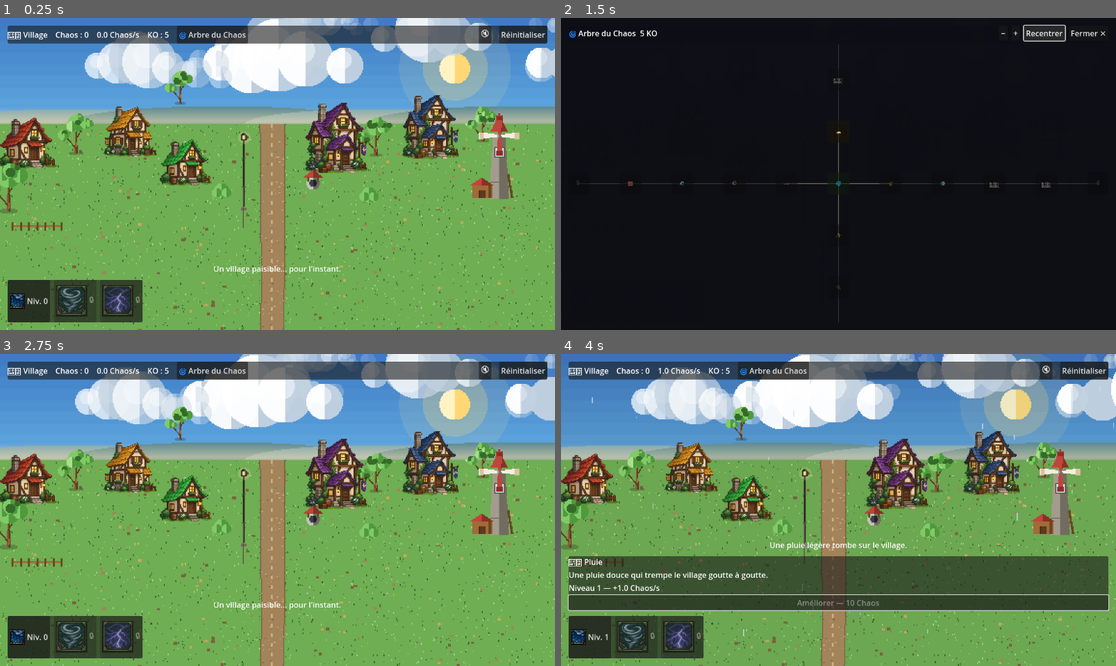
Above: before the commit, frames 1-4 (two rows, left to right).
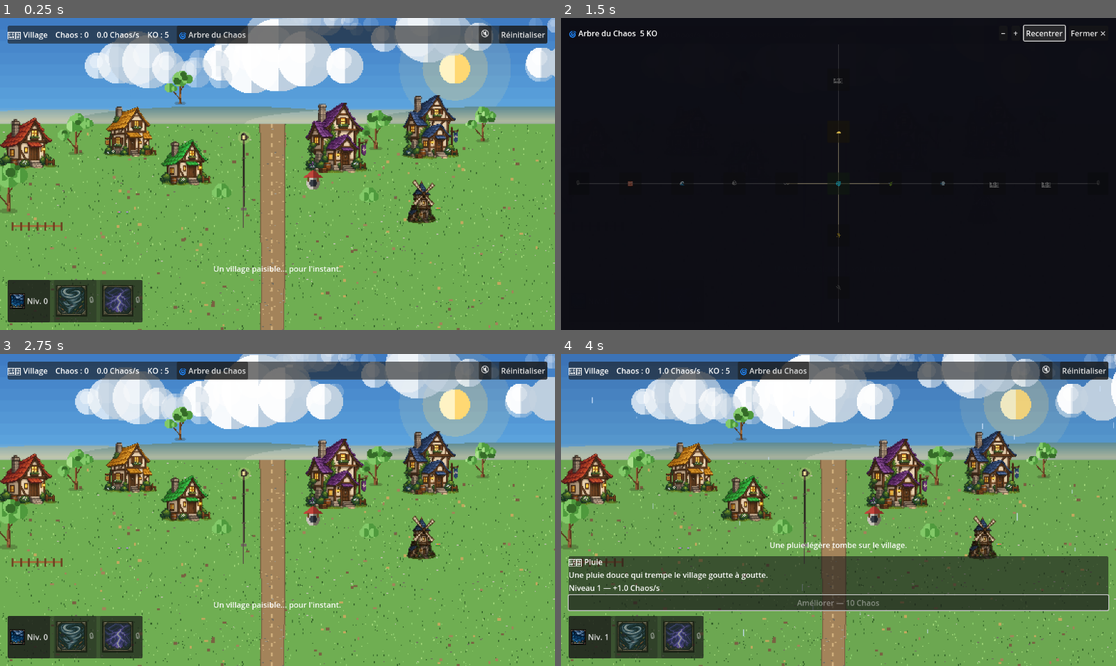
Above: after the commit, the same moments.

Repository: juanrobin09-stack/incrementale-godot
Game: Godot game, scene res://scenes/main.tscn
Two runs of this game, one before a commit and one after it. Both use one fixed random seed, a clock stepped at 60 frames per second and the inputs below.
Inputs:
- Up to frame 1 (0.25 s): no input
- Up to frame 2 (1.5 s): click "🌀 Arbre du Chaos" at 0.5 s; click "🔇" at 1.25 s
- Up to frame 3 (2.75 s): click "Réinitialiser" at 2 s
- Up to frame 4 (4 s): click "Niv. 0" at 2.75 s; click "Activer — Gratuit" at 3.5 s

The runs differ from the first frame. In frame 1, 1.9% of the frame differs, in the area x 64-94%, y 29-67%; in frame 2, less than 0.1%; in frame 3, 1.9%; in frame 4, 1.9%.

Commit message:
Intègre le moulin dans le système de bâtiments, réutilise HouseSprite
Les références peintes du moulin (intacte + endommagée) sont enfin
arrivées (poussées directement sur ce dépôt, l'attachement en chat
n'aboutissait pas). Intégration demandée explicitement "de la même
manière que les maisons" plutôt qu'un système indépendant :

- assets/windmill/windmill.png + windmill_damaged.png (renommés depuis
  les noms d'upload GitHub illisibles).
- world_scene.gd : le moulin est maintenant une HouseSprite comme les
  5 maisons (même tremblement → fissures → effondrement en pièces),
  house_sprite.gd n'a pas une seule ligne modifiée — la classe n'a
  rien de spécifique aux maisons.
- Repositionné (fx=0.90,fy=0.36,h=u*0.32 -> fx=0.76,fy=0.54,h=u*0.30) :
  la référence peinte est ~3x plus large que l'ancienne silhouette
  procédurale à hauteur égale (les pales diagonales touchent presque
  les bords de l'image), et à l'ancienne position elle dépassait de
  l'écran en portrait et chevauchait les maisons bleue/violette.
  Vérifié par calcul du rectangle réel de chaque bâtiment sur un large
  panel de résolutions (390x844 à 3440x1440), pas juste à l'œil.
- Son rectangle alimente le système d'évitement des arbres déjà en
  place, donc un arbre ne peut pas plus spawner dans le moulin que
  dans une maison.
- Ancien windmill_sprite.gd (procédural) supprimé : plus aucune
  référence dans le code.

Compromis technique : l'ancien moulin faisait tourner ses pales en
continu selon le vent ; impossible à conserver avec un sprite peint
statique unique (pas de calque de pales séparé dans la référence) —
les pales sont maintenant fixes, comme le reste du moulin peint.

README mis à jour en conséquence.

Co-Authored-By: Claude Sonnet 5 <noreply@anthropic.com>
Claude-Session: https://claude.ai/code/session_016yAC6ssaf6BSe8MTXBU3RM

Diff:
--- a/scripts/world/windmill_sprite.gd
+++ /dev/null
@@ -1,164 +0,0 @@
-class_name WindmillSprite
-extends PixelDrawer
-## Windmill with live wind-driven blade rotation and wind-stress damage
-## — direct translation of drawWindmill()/drawWindmillRubble()/
-## drawWindmillByStress()/updateWindmillDamage() from render.js.
-##
-## Note the original's own two-tier design here (kept as-is, it isn't
-## the "respawning" case TreeSprite/HouseSprite deliberately drop):
-## rubble is shown once stress crosses 0.90, and stress can still rise
-## or fall freely below 1.0 — including dropping back under 0.90 and
-## un-rendering the rubble — right up until it actually maxes out at
-## 1.0. Only THAT point (truly, permanently destroyed) stops updating
-## for good; the 0.90–1.0 range is "teetering", not "destroyed".
-
-const WINDMILL_CUT := 0.90
-
-var h: float
-var wind: WindEngine
-var entities_parent: Node2D
-
-var _windmill_angle: float = 0.0
-var _stress: float = 0.0
-var _last_stress: float = 0.0
-var _collapsed: bool = false
-
-func setup(p_h: float, p_wind: WindEngine, p_entities_parent: Node2D) -> void:
-	h = p_h
-	wind = p_wind
-	entities_parent = p_entities_parent
-	queue_redraw()
-
-func _process(delta: float) -> void:
-	_update_blade_angle(delta)
-	_update_stress(delta)
-	queue_redraw()
-
-func _update_blade_angle(delta: float) -> void:
-	var wind_level: int = GameState.compute_stage("wind")
-	var base_speeds := [0.0, 1.4, 3.2, 6.0]
-	var base_speed: float = base_speeds[wind_level] if wind_level < base_speeds.size() else 0.0
-	var speed: float = base_speed + wind.force * 2.2
-	_windmill_angle += speed * delta * wind.direction
-
-func _update_stress(delta: float) -> void:
-	if _collapsed:
-		return
-	var wind_level: int = GameState.compute_stage("wind")
-	var extreme: bool = wind_level >= 3 and wind.force > 0.9
-	if extreme:
-		_stress += delta * 0.12 * (wind.force - 0.9)
-	else:
-		_stress -= delta * 0.04
-	_stress = clamp(_stress, 0.0, 1.0)
-
-	var dir: float = wind.direction if wind.direction != 0.0 else 1.0
-
-	if _last_stress < 0.35 and _stress >= 0.35:
-		DebrisSpawner.burst(entities_parent, position.x - h * 0.15, position.y - h * 0.2,
-			3, [Palette.c("wood"), Palette.c("woodDark"), Palette.c("rubbleWood")], h * 0.3, dir)
-	if _last_stress < 0.55 and _stress >= 0.55:
-		DebrisSpawner.burst(entities_parent, position.x, position.y - h * 0.85,
-			4, [Color("#f4ede0"), Palette.c("roofRed"), Palette.c("roofRedShadow")], h * 0.4, dir)
-	if _last_stress < 0.75 and _stress >= 0.75:
-		DebrisSpawner.burst(entities_parent, position.x, position.y - h * 0.5,
-			8, [Palette.c("stone"), Palette.c("stoneDark"), Palette.c("roofRed"), Palette.c("rubbleWood")], h * 0.7, dir)
-	if _last_stress < WINDMILL_CUT and _stress >= WINDMILL_CUT:
-		DebrisSpawner.burst(entities_parent, position.x, position.y - h * 0.3,
-			9, [Palette.c("stone"), Palette.c("stoneDark"), Palette.c("wood"), Palette.c("rubbleWoodDark")], h * 0.8, dir)
-		DebrisSpawner.dust(entities_parent, position.x, position.y + 2.0, 3.0, h * 0.55, 1.1)
-	if _stress >= 1.0:
-		_collapsed = true
-	_last_stress = _stress
-
-func _draw() -> void:
-	if _stress >= WINDMILL_CUT:
-		_draw_rubble()
-		return
-
-	var tower_base_w: float = h * 0.30
-	var tower_top_w: float = h * 0.19
-	var tower_top: float = -h
-
-	px_tapered_bend(0, 0, h, tower_base_w, tower_top_w, 0.0, Palette.c("stone"), Palette.c("stoneDark"))
-
-	var seam_hw: float = (tower_base_w + (tower_top_w - tower_base_w) * 0.25) / 2.0
-	px_rect(-seam_hw, -h * 0.25, seam_hw * 2, 1, Palette.c("stoneDark"))
-
-	var win_hw: float = (tower_base_w + (tower_top_w - tower_base_w) * 0.70) * 0.28
-	var win_y: float = -h * 0.70
-	px_rect(-win_hw - 1, win_y - win_hw - 1, win_hw * 2 + 2, win_hw * 2 + 2, Palette.c("windowFrame"))
-	px_rect(-win_hw, win_y - win_hw, win_hw * 2, win_hw * 2, Palette.c("windowGlass"))
-
-	var roof_cap_h: float = h * 0.28
-	px_triangle_up(0, tower_top - roof_cap_h, roof_cap_h, tower_top_w / 2.0 + 2, Palette.c("roofRed"), Palette.c("roofRedShadow"))
-
-	var shed_w: float = h * 0.30
-	var shed_wall_h: float = h * 0.20
-	var shed_roof_h: float = h * 0.11
-	var shed_x: float = -tower_base_w / 2.0 - shed_w / 2.0 + 3.0
-	px_rect(shed_x - shed_w / 2.0, -shed_wall_h, shed_w, shed_wall_h, Palette.c("wood"))
-	px_rect(shed_x + shed_w / 2.0 - shed_w * 0.16, -shed_wall_h, shed_w * 0.16, shed_wall_h, Palette.c("woodDark"))
-	var door_w: float = shed_w * 0.32
-	var door_h: float = shed_wall_h * 0.62
-	px_rect(shed_x - door_w / 2.0, -door_h, door_w, door_h, Palette.c("door"))
-	px_rect(shed_x - door_w / 2.0, -door_h, 1, door_h, Palette.c("doorShadow"))
-	px_triangle_up(shed_x, -shed_wall_h - shed_roof_h, shed_roof_h, shed_w / 2.0 + 1.5, Palette.c("roofRed"), Palette.c("roofRedShadow"))
-
-	var brace_h: float = h * 0.36
-	var brace_base_x: float = tower_base_w / 2.0 + 3.0
-	var brace_tip_x: float = (tower_base_w + (tower_top_w - tower_base_w) * 0.36) / 2.0
-	var brace_tip_y: float = -brace_h
-	var brace_dx: float = brace_tip_x - brace_base_x
-	var brace_dy: float = brace_tip_y
-	px_rotated_rect((brace_base_x + brace_tip_x) / 2.0, brace_tip_y / 2.0,
-		sqrt(brace_dx * brace_dx + brace_dy * brace_dy), 2.4, atan2(brace_dy, brace_dx), Palette.c("woodDark"))
-
-	var hub_y: float = tower_top + h * 0.05
-	_draw_blades(hub_y)
-	px_circle(0, hub_y, 2.4, Palette.c("stone"), Palette.c("stoneDark"))
-
-func _draw_blades(hub_y: float) -> void:
-	var blade_len: float = h * 0.30
-	var min_hw: float = 1.0
-	var max_hw: float = 3.4
-	var blade_colors := [
-		{"body": Color("#f4ede0"), "tip": Palette.c("wallCreamShadow")},
-		{"body": Palette.c("roofRed"), "tip": Palette.c("roofRedShadow")},
-	]
-	for i in range(4):
-		draw_set_transform(Vector2(0, hub_y), _windmill_angle + (PI / 2.0) * i)
-		var col = blade_colors[i % 2]
-		var steps: int = 8
-		for s in range(steps):
-			var t0: float = float(s) / steps
-			var t1: float = float(s + 1) / steps
-			var hw: float = min_hw + (max_hw - min_hw) * t1
-			draw_rect(Rect2(blade_len * t0, -hw, blade_len * (t1 - t0) + 0.5, hw * 2), col["body"])
-		var tip_w: float = blade_len * 0.22
-		draw_rect(Rect2(blade_len - tip_w, -max_hw, tip_w, max_hw * 2), col["tip"])
-	draw_set_transform(Vector2.ZERO, 0.0)
-
-func _draw_rubble() -> void:
-	var stump_h: float = h * 0.26
-	var stump_base_w: float = h * 0.30
-	var stump_top_w: float = h * 0.25
-	px_tapered_bend(0, 0, stump_h, stump_base_w, stump_top_w, 0.0, Palette.c("stone"), Palette.c("stoneDark"))
-	var stone_dark: Color = Palette.c("stoneDark")
-	px_rect(-stump_top_w * 0.32, -stump_h - 2, stump_top_w * 0.4, 3, stone_dark)
-	px_rect(stump_top_w * 0.02, -stump_h - 4, stump_top_w * 0.28, 5, stone_dark)
-
-	px_rect(-h * 0.42, -2, h * 0.84, 2, Palette.c("rubbleWoodDark"))
-	var chunks := [
-		{"dx": -0.30, "dw": 0.20, "dh": 0.5, "c": Palette.c("stoneDark")},
-		{"dx": 0.24, "dw": 0.22, "dh": 0.36, "c": Palette.c("roofRed")},
-		{"dx": -0.06, "dw": 0.16, "dh": 0.28, "c": Palette.c("roofRedShadow")},
-		{"dx": 0.36, "dw": 0.14, "dh": 0.22, "c": Palette.c("wood")},
-		{"dx": -0.20, "dw": 0.13, "dh": 0.20, "c": Palette.c("rubbleWood")},
-	]
-	for c in chunks:
-		var cw: float = h * c["dw"]
-		var ch: float = h * c["dh"] * 0.4
-		px_rect(h * c["dx"] - cw / 2.0, -ch, cw, ch, c["c"])
-	px_rect(-h * 0.40, -3, h * 0.15, 3, Color("#f4ede0"))
-	px_rect(h * 0.18, -3, h * 0.13, 3, Palette.c("roofRed"))
--- a/scripts/world/world_scene.gd
+++ b/scripts/world/world_scene.gd
@@ -45,6 +45,25 @@
 ## ratio varies by viewport. All of this is plain reusable geometry, not
 ## tied to the current static defs arrays, so it applies the same way to
 ## any future dynamic spawn — there just isn't one yet.
+##
+## The windmill (_add_windmill) is a HouseSprite too, now that real
+## reference art exists for it (assets/windmill/) — requested explicitly:
+## same logic as the 5 houses rather than an independent system, and
+## HouseSprite has nothing house-specific baked into it (the wall/roof
+## colour params only tint debris), so it's a straight reuse, zero
+## changes to house_sprite.gd itself. Its footprint feeds into the same
+## tree-avoidance array _add_houses()'s rects do. Position/size moved
+## from the old procedural windmill's (fx=0.90, fy=0.36, h=u*0.32): that
+## windmill drew a narrow tower via pxRect primitives, but the real
+## reference art is a ~1:1 square (the diagonal sails reach almost to the
+## canvas edges) — nearly 3x wider, at the same height, than the old
+## procedural approximation. Kept at fx=0.90 it clipped off the right
+## edge on portrait/narrow viewports and overlapped the blue/purple
+## houses; confirmed by computing every house's and the windmill's real
+## rect (same formula _add_houses() uses) across a wide battery of
+## resolutions (390x844 up to 3440x1440, plus square and tall-phone
+## ratios). (fx=0.76, fy=0.54, h=u*0.30) is the largest footprint found
+## clear of all 5 houses and the screen edges across that whole set.
 
 var entities: Node2D
 var _wind: WindEngine
@@ -80,7 +99,8 @@
 	add_child(entities)
 
 	var house_rects: Array = _add_houses(gx, gy, u)
-	_add_trees(gx, gy, u, house_rects)
+	var windmill_rect: Rect2 = _add_windmill(gx, gy, u)
+	_add_trees(gx, gy, u, house_rects + [windmill_rect])
 	_add_decor(gx, gy, ground_h, u)
 
 	var weather := WeatherLayer.new()
@@ -120,6 +140,8 @@
 	"roofBlue": preload("res://assets/houses/house_blue_damaged.png"),
 	"roofPurple": preload("res://assets/houses/house_purple_damaged.png"),
 }
+const WINDMILL_TEXTURE := preload("res://assets/windmill/windmill.png")
+const WINDMILL_TEXTURE_DAMAGED := preload("res://assets/windmill/windmill_damaged.png")
 
 ## Returns each house's exact destination rect (post-overlap-resolution)
 ## so _add_trees() can keep trees out of them — see the class header for
@@ -191,6 +213,34 @@
 			break
 	return positions
 
+## Same HouseSprite class the 5 houses use, real windmill reference art
+## (assets/windmill/) as its texture pair instead — see class header for
+## why it's positioned differently than the old procedural windmill was.
+## Not part of _add_houses()'s own `defs`/loop (keeps "5 houses" an exact
+## count and this a distinct, findable block) but returns its rect the
+## same way, so it slots into the same tree-avoidance array a house's
+## rect would. resilience/seed follow the houses' own per-index formula,
+## continued at index 5 (the houses use 0-4) rather than a bespoke
+## constant, so it's drawn from the same deterministic scheme, not a
+## special case. size_tier 2 (large): the tallest single structure in the
+## village, its collapse should read at least as substantial as the
+## blue/purple houses'.
+func _add_windmill(gx: Callable, gy: Callable, u: float) -> Rect2:
+	var h_mill: float = u * 0.30
+	var w_mill: float = h_mill * (float(WINDMILL_TEXTURE.get_width()) / float(WINDMILL_TEXTURE.get_height()))
+	var pos := Vector2(gx.call(0.76), gy.call(0.54))
+
+	var mill := HouseSprite.new()
+	mill.position = pos
+	mill.setup(
+		h_mill, WINDMILL_TEXTURE, WINDMILL_TEXTURE_DAMAGED,
+		Palette.c("stone"), Palette.c("stoneDark"),
+		Palette.c("roofBlue"), Palette.c("roofBlueShadow"),
+		0.75 + _seeded(5 * 9.1) * 0.6, 5 * 4.1 + 3.0, _wind, entities, 2,
+	)
+	entities.add_child(mill)
+	return Rect2(pos.x - w_mill / 2.0, pos.y - h_mill, w_mill, h_mill)
+
 ## house_rects: exact destination rects from _add_houses(), already
 ## resolved against each other — trees are kept clear of these AND of
 ## each other (see class header). TREE_CANOPY_R_MUL is generous on
@@ -295,11 +345,6 @@
 	lamp.setup(ground_h * 0.34)
 	entities.add_child(lamp)
 
-	var windmill := WindmillSprite.new()
-	windmill.position = Vector2(gx.call(0.90), gy.call(0.36))
-	windmill.setup(ground_h * 0.32, _wind, entities)
-	entities.add_child(windmill)
-
 	var bush_defs := [{"fx": 0.40, "fy": 0.35}, {"fx": 0.665, "fy": 0.37}]
 	for b in bush_defs:
 		var bush := BushSprite.new()
Renamed: télézdchargé (18).png -> assets/windmill/windmill.png
Renamed: télézdchzdargé (18).png -> assets/windmill/windmill_damaged.png
Not shown, changed: README.md
